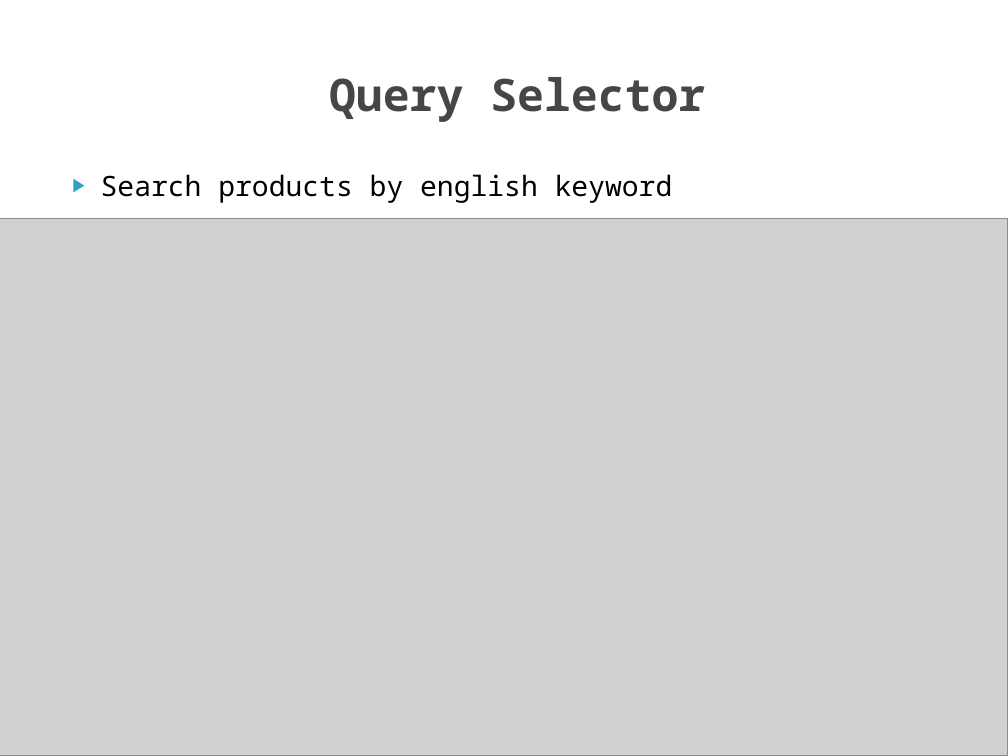
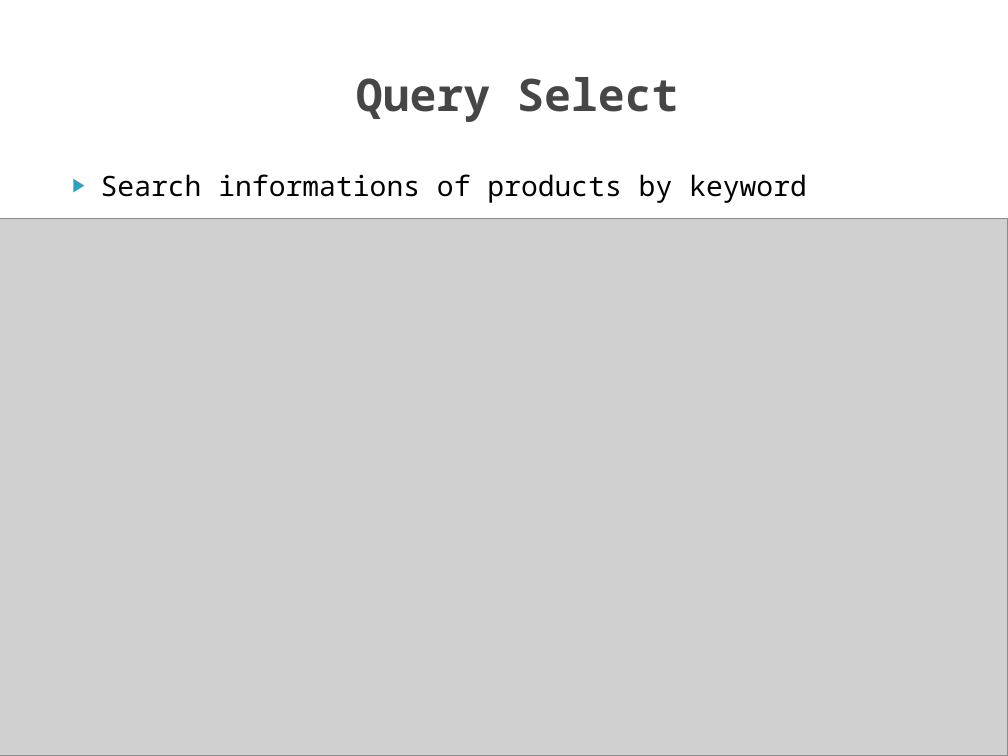
Before and after one commit to iamvucms/SICT, a slide deck: slide 9 of SQL/Project1_database_design_and_query.pptx (slide 8 before the commit). Drawn at 1008x756 pixels with LibreOffice and Linux fonts; fonts in the diff are those of the drawing; grey boxes stand for pictures; background and template pictures are left out. Boxes give left, top, right and bottom in pixels: in the first picture for what was removed or moved away, otherwise in the second. Text is boxed around its words. In the diff, an @@ line names an element or a change of style, - is before the commit and + after.

```diff
--- a/SQL/Project1_database_design_and_query.pptx
+++ b/SQL/Project1_database_design_and_query.pptx
@@ title at <box>356,77,678,122</box>: text changed @@
-Query Selector
+Query Select
@@ text at <box>101,174,807,203</box>: text changed @@
-▶ Search products by english keyword
+▶ Search informations of products by keyword
```
Also in this commit, not shown: 5 other slides changed, 19 slides added.
